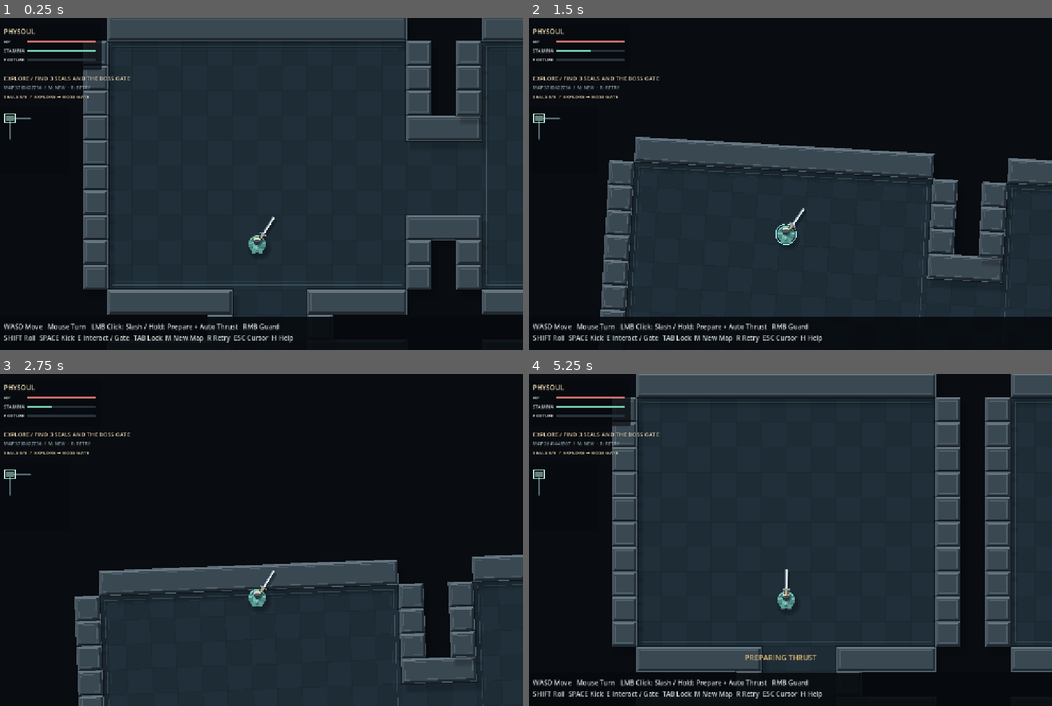
Above: before the commit, frames 1-4 (two rows, left to right).
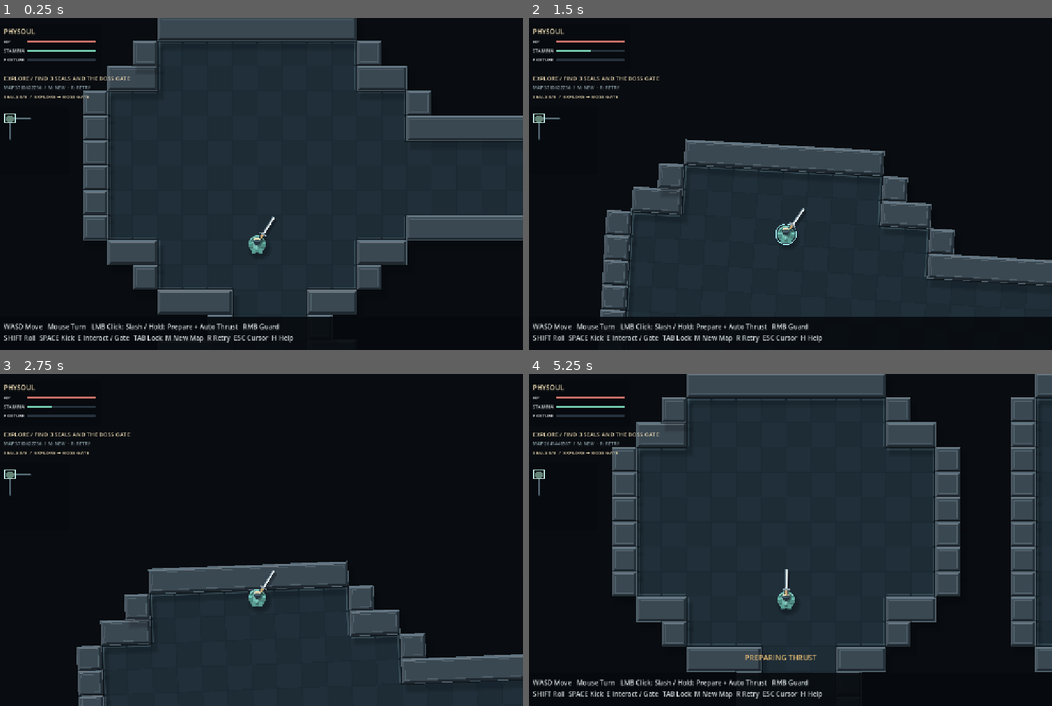
Above: after the commit, the same moments.

Repository: kurono966/physoul
Game: Godot game, scene res://arena.tscn
Two runs of this game, one before a commit and one after it. Both use one fixed random seed, a clock stepped at 60 frames per second and the inputs below.
Inputs (mouse positions are in pixels of both pictures, inside the frame that each line leads up to):
- Up to frame 1 (0.25 s): no input
- Up to frame 2 (1.5 s): tap Enter at 0.5 s; move the mouse to (816, 184) at 0.52 s; hold Shift 0.53-1.28 s; hold W from 0.53 s (still down); click (816, 184) at 0.67 s; tap Space at 0.77 s; move the mouse to (759, 184) at 1.27 s; tap Tab at 1.35 s
- Up to frame 3 (2.75 s): keep holding W; tap Space at 1.52 s; move the mouse to (271, 533) at 2.02 s; tap H at 2.1 s
- Up to frame 4 (5.25 s): keep holding W; move the mouse to (780, 546) at 2.77 s; tap R at 2.85 s; click (780, 546) at 2.92 s; tap Space at 3.02, 3.77, 4.52 s; move the mouse to (827, 543) at 3.52 s; tap E at 3.6 s; move the mouse to (748, 536) at 4.27 s; tap N at 4.35 s; move the mouse to (790, 540) at 5.02 s; tap M at 5.1 s; click (790, 540) at 5.17 s

The runs differ from the first frame. In frame 1, 18% of the frame differs, in the area x 1-100%, y 0-90%; in frame 2, 10%; in frame 3, 10%; in frame 4, 18%.

Commit message:
Vary dungeon room silhouettes and remove all corpse collision

Diff:
--- a/scripts/arena.gd
+++ b/scripts/arena.gd
@@ -54,6 +54,7 @@
 
 func update_exploration() -> void:
 	if opponent.hp <= 0 and current_room >= 0:
+		opponent.make_corpse()
 		var active: Dictionary = dungeon.rooms[current_room]
 		if active.kind == "battle" and not active.cleared:
 			active.cleared = true
@@ -63,7 +64,8 @@
 	if player.critical_time > 0: return
 	for i in dungeon.rooms.size():
 		var room: Dictionary = dungeon.rooms[i]
-		if not room.rect.grow(-5).has_point(player.position) or i == current_room: continue
+		var tile := Vector2i(floori(player.position.x/60),floori(player.position.y/60))
+		if not room.tiles.has(tile) or i == current_room: continue
 		if current_room >= 0 and dungeon.rooms[current_room].kind == "battle" and not dungeon.rooms[current_room].cleared:
 			dungeon.rooms[current_room].hp = opponent.hp
 		current_room = i
@@ -273,9 +275,13 @@
 		draw_rect(Rect2(origin,Vector2.ONE*60),Color("1b2932"))
 		draw_rect(Rect2(origin+Vector2.ONE,Vector2.ONE*58),Color("202f39").darkened(0.06 if (tile.x+tile.y)%2 == 0 else 0))
 	for room: Dictionary in dungeon.rooms:
-		var rect: Rect2 = room.rect
-		draw_rect(rect.grow(-12),Color("3d515a"),false,2)
-		draw_rect(rect.grow(-20),Color(0.3,0.45,0.5,0.16),false,1)
+		for tile: Vector2i in room.tiles:
+			var origin := Vector2(tile)*60
+			for direction in [Vector2i.LEFT,Vector2i.RIGHT,Vector2i.UP,Vector2i.DOWN]:
+				if dungeon.floors.has(tile+direction): continue
+				var normal := Vector2(direction)
+				var edge := origin+Vector2(30,30)+normal*25
+				draw_line(edge-normal.orthogonal()*27,edge+normal.orthogonal()*27,Color("405863"),1.5,true)
 		if room.kind in ["gate","shrine"]:
 			var color := Color("e1b777") if room.kind == "gate" else Color("81cfbc")
 			if room.used: color = color.darkened(0.65)
--- a/scripts/dungeon_generator.gd
+++ b/scripts/dungeon_generator.gd
@@ -2,6 +2,18 @@
 const TILE := 60
 const STEP := Vector2i(15,13)
 const ROOM_SIZE := Vector2(720,600)
+
+static func room_tiles(shape: String, half_width: int, half_height: int) -> Dictionary:
+	var tiles: Dictionary = {}
+	for x in range(-half_width,half_width):
+		for y in range(-half_height,half_height):
+			var ax := absf(x+0.5)
+			var ay := absf(y+0.5)
+			if shape == "cross" and ax >= 2 and ay >= 2: continue
+			if shape == "ell" and x >= 2 and y <= -2: continue
+			if shape == "octagon" and ax >= half_width-2 and ay >= half_height-2: continue
+			tiles[Vector2i(x,y)] = true
+	return tiles
 
 static func generate(seed_value: int) -> Dictionary:
 	var rng := RandomNumberGenerator.new()
@@ -26,17 +38,57 @@
 	var rooms: Array[Dictionary] = []
 	var floors: Dictionary = {}
 	var crates: Array[Vector2] = []
+	var shapes := ["hall","tower","cross","ell","octagon","chamber"]
+	for i in range(shapes.size()-1,0,-1):
+		var swap := rng.randi_range(0,i)
+		var saved: String = shapes[i]
+		shapes[i] = shapes[swap]
+		shapes[swap] = saved
 	for i in cells.size():
 		var cell := cells[i]
 		var center := Vector2(cell*STEP)*TILE
 		var kind := "start" if i == 0 else ("gate" if cell == gate else "battle")
 		if i == 1 and cell != gate: kind = "shrine"
-		rooms.append({"cell":cell,"center":center,"rect":Rect2(center-ROOM_SIZE/2,ROOM_SIZE),"kind":kind,"enemy":i%3,"hp":-1.0,"cleared":kind != "battle","visited":false,"used":false})
-		for x in range(-6,6):
-			for y in range(-5,5): floors[cell*STEP+Vector2i(x,y)] = true
+		var shape: String = "octagon" if i == 0 else shapes[(i-1)%shapes.size()]
+		var half_width := 6
+		var half_height := 5
+		if shape == "hall": half_height = 3
+		if shape == "tower": half_width = 3
+		if shape == "chamber":
+			half_width = rng.randi_range(4,6)
+			half_height = rng.randi_range(3,5)
+		var local_tiles := room_tiles(shape,half_width,half_height)
+		if shape == "ell":
+			var mirror_x := rng.randf() < 0.5
+			var mirror_y := rng.randf() < 0.5
+			var mirrored: Dictionary = {}
+			for tile: Vector2i in local_tiles:
+				mirrored[Vector2i(-tile.x-1 if mirror_x else tile.x,-tile.y-1 if mirror_y else tile.y)] = true
+			local_tiles = mirrored
+		var tiles: Dictionary = {}
+		for tile: Vector2i in local_tiles:
+			var global_tile := cell*STEP+tile
+			tiles[global_tile] = true
+			floors[global_tile] = true
+		var size := Vector2(half_width,half_height)*2*TILE
+		rooms.append({"cell":cell,"center":center,"rect":Rect2(center-size/2,size),"tiles":tiles,"shape":shape,"kind":kind,"enemy":i%3,"hp":-1.0,"cleared":kind != "battle","visited":false,"used":false})
 		if kind == "battle":
-			crates.append(center+Vector2(-220,180))
-			crates.append(center+Vector2(220,-180))
+			var candidates: Array[Vector2] = []
+			for tile: Vector2i in local_tiles:
+				var offset := (Vector2(tile)+Vector2.ONE*0.5)*TILE
+				if offset.length() < 190 or absf(offset.x) < 80 or absf(offset.y) < 80: continue
+				var clear := true
+				for x in range(-1,2):
+					for y in range(-1,2):
+						if not local_tiles.has(tile+Vector2i(x,y)): clear = false
+				if clear: candidates.append(center+offset)
+			var last := Vector2.INF
+			for pick in 2:
+				if candidates.is_empty(): break
+				var pos := candidates.pop_at(rng.randi_range(0,candidates.size()-1)) as Vector2
+				if pos.distance_to(last) < 120: continue
+				crates.append(pos)
+				last = pos
 	for edge in links:
 		var start: Vector2i = edge[0]*STEP
 		var finish: Vector2i = edge[1]*STEP
--- a/scripts/fighter.gd
+++ b/scripts/fighter.gd
@@ -252,11 +252,32 @@
 		break_guard()
 	if hp <= 0:
 		arena.sound.play("death", 70)
-		guard = false
-		weapon.cancel()
+		make_corpse()
 		arena.event_text = "VICTORY — R: restart" if enemy else "YOU DIED — R: restart"
 
+func make_corpse() -> void:
+	collision_layer = 0
+	collision_mask = 0
+	shield.collision_layer = 0
+	weapon.cancel()
+	weapon.blade.collision_layer = 0
+	guard = false
+	riposte_available = false
+	charge = 0
+	heavy_charge = 0
+	critical_time = 0
+	kick_time = 0
+	kick_pending = false
+	roll = 0
+	drive_velocity = Vector2.ZERO
+	impulse_velocity = Vector2.ZERO
+	velocity = Vector2.ZERO
+
 func _physics_process(dt: float) -> void:
+	if hp <= 0:
+		make_corpse()
+		queue_redraw()
+		return
 	stun = maxf(0, stun - dt)
 	if stun <= 0: riposte_available = false
 	update_critical(dt)
--- a/scripts/hud.gd
+++ b/scripts/hud.gd
@@ -102,7 +102,9 @@
 		var point := origin+Vector2(room.cell)*50
 		var color := Color("648477") if room.cleared else Color("b67560")
 		if room.kind == "gate": color = Color("d9ba7d")
-		display.draw_rect(Rect2(point-Vector2(9,7),Vector2(18,14)),color)
+		for tile: Vector2i in room.tiles:
+			var local_tile: Vector2i = tile-room.cell*arena.DungeonGenerator.STEP
+			display.draw_rect(Rect2(point+Vector2(local_tile)*1.6,Vector2.ONE*1.6),color)
 		if i == arena.current_room: display.draw_rect(Rect2(point-Vector2(12,10),Vector2(24,20)),Color("bce8e0"),false,2)
 
 func draw_target_marker() -> void:
--- /dev/null
+++ b/tests/corpses.gd
@@ -0,0 +1,37 @@
+extends SceneTree
+var failures := 0
+func check(ok: bool,label: String) -> void:
+	if ok: print("PASS: ",label)
+	else:
+		failures += 1
+		push_error(label)
+func _initialize() -> void:
+	call_deferred("run")
+func run() -> void:
+	var arena = load("res://arena.tscn").instantiate()
+	arena.random_map = false
+	root.add_child(arena)
+	await physics_frame
+	arena.player.set_physics_process(false)
+	arena.camera.set_physics_process(false)
+	for index in 4:
+		arena.select_enemy(index)
+		var enemy = arena.opponent
+		enemy.set_physics_process(false)
+		enemy.position = Vector2(75,200)
+		arena.player.position = Vector2(0,200)
+		await physics_frame
+		var live_contact = arena.player.move_and_collide(Vector2(140,0))
+		check(live_contact != null,"living enemy %d still blocks movement" % index)
+		arena.player.position = Vector2(0,200)
+		enemy.receive(0,1000,Vector2.RIGHT)
+		await physics_frame
+		var dead_contact = arena.player.move_and_collide(Vector2(140,0))
+		check(dead_contact == null and arena.player.position.x > 139,"corpse %d cannot block movement" % index)
+		check(enemy.collision_layer == 0 and enemy.collision_mask == 0 and enemy.shield.collision_layer == 0 and enemy.weapon.blade.collision_layer == 0,"corpse %d body shield and weapon all disabled" % index)
+		enemy.set_physics_process(true)
+		var resting: Vector2 = enemy.position
+		for i in 10: await physics_frame
+		check(enemy.position == resting,"corpse %d remains at rest" % index)
+	print("CORPSES COMPLETE: %d failures" % failures)
+	quit(failures)
--- a/tests/dungeon.gd
+++ b/tests/dungeon.gd
@@ -12,6 +12,7 @@
 	call_deferred("run")
 func run() -> void:
 	var valid := true
+	var shapes: Dictionary = {}
 	for seed_value in 30:
 		var layout := Generator.generate(seed_value)
 		if layout != Generator.generate(seed_value) or layout.rooms.size() != 8: valid = false
@@ -27,7 +28,16 @@
 					visited[next] = true
 					pending.append(next)
 		if visited.size() != layout.floors.size(): valid = false
+		for room: Dictionary in layout.rooms:
+			shapes[room.shape] = true
+			var spawn_tile := Vector2i(room.cell*Generator.STEP)+Vector2i(0,-1)
+			if not room.tiles.has(spawn_tile): valid = false
+			if room.kind == "battle":
+				for crate: Vector2 in layout.crates:
+					var tile := Vector2i(floori(crate.x/60),floori(crate.y/60))
+					if not layout.floors.has(tile): valid = false
 	check(valid,"30 seeds generate reproducible connected eight-room dungeons")
+	check(shapes.size() == 6,"six room silhouettes appear with safe spawn tiles")
 	var arena = load("res://arena.tscn").instantiate()
 	arena.map_seed = 12345
 	root.add_child(arena)
--- a/tests/preview.gd
+++ b/tests/preview.gd
@@ -15,6 +15,14 @@
 		arena.map_seed = 73491
 	root.add_child(arena)
 	for i in 20: await process_frame
+	if "--ell" in OS.get_cmdline_user_args():
+		for room: Dictionary in arena.dungeon.rooms:
+			if room.shape == "ell":
+				arena.player.position = room.center+Vector2(0,100)
+				arena.camera.position = arena.player.position+Vector2(0,-145)
+				arena.update_exploration()
+				break
+		await process_frame
 	if "--boss" in OS.get_cmdline_user_args():
 		arena.select_enemy(3)
 		arena.opponent.position = Vector2(0,-20)
Not shown, added: tests/corpses.gd.uid
